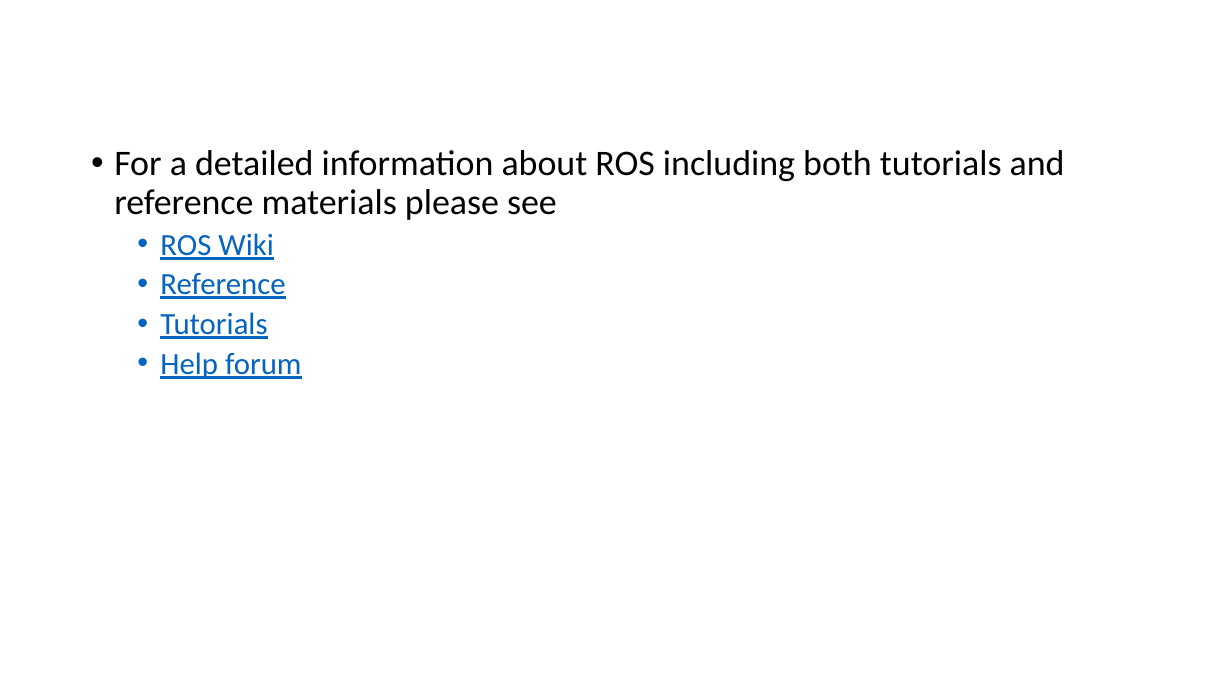
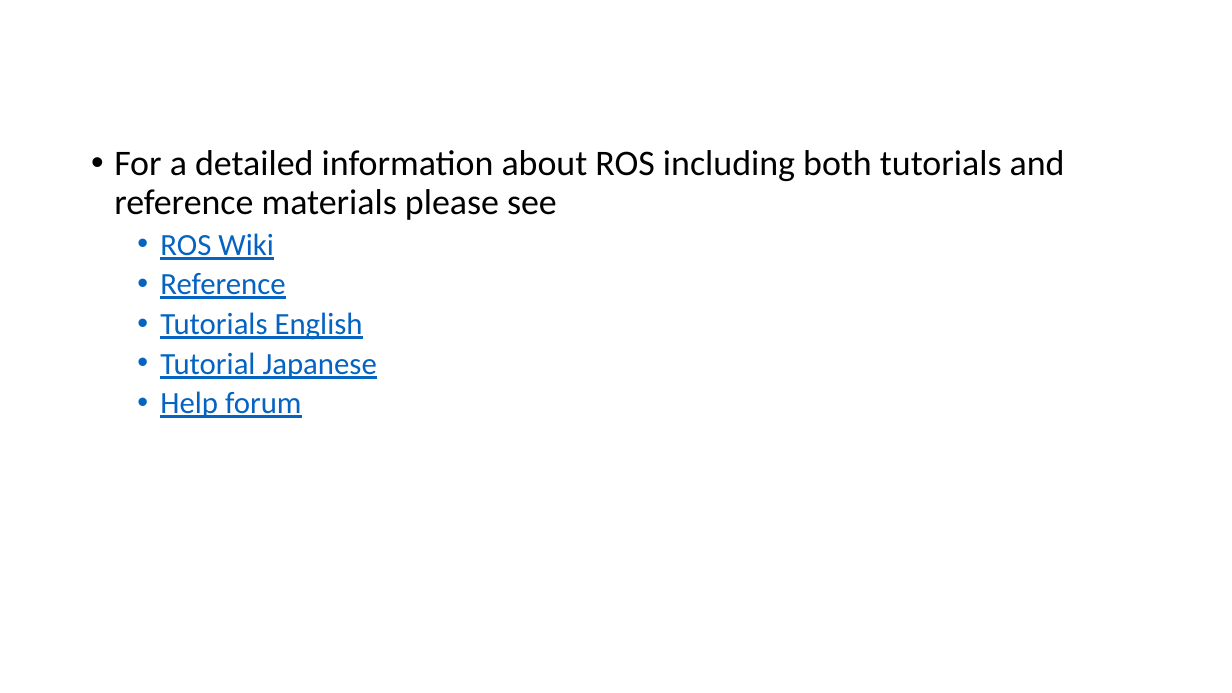
Before and after one commit to vishal-kit/ROS_Lec_1, a slide deck: slide 8 of ROS lec 1.pptx. Drawn at 1232x693 pixels with LibreOffice and Linux fonts; fonts in the diff are those of the drawing. Boxes give left, top, right and bottom in pixels: in the first picture for what was removed or moved away, otherwise in the second. Text is boxed around its words. In the diff, an @@ line names an element or a change of style, - is before the commit and + after.

Commit message:
added some more slides

```diff
--- a/ROS lec 1.pptx
+++ b/ROS lec 1.pptx
@@ text at <box>160,312,377,379</box>: text changed @@
-  • Tutorials
+  • Tutorials English
+  • Tutorial Japanese
```
Also in this commit, not shown: 2 slides added.
